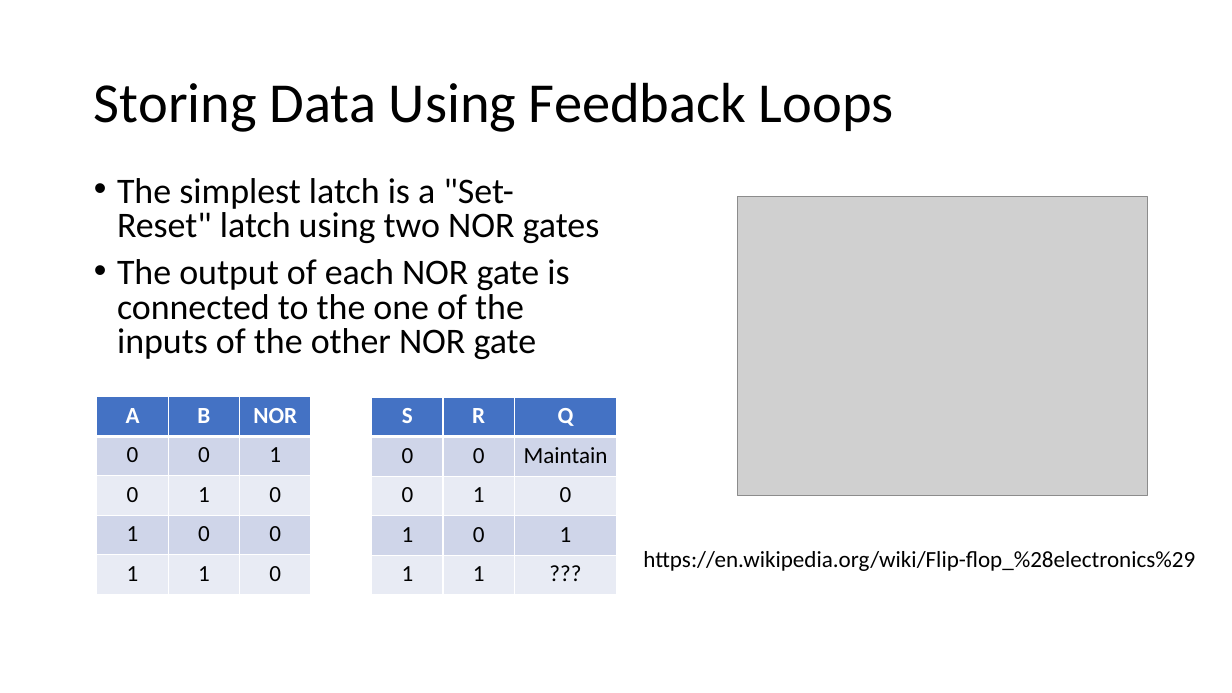
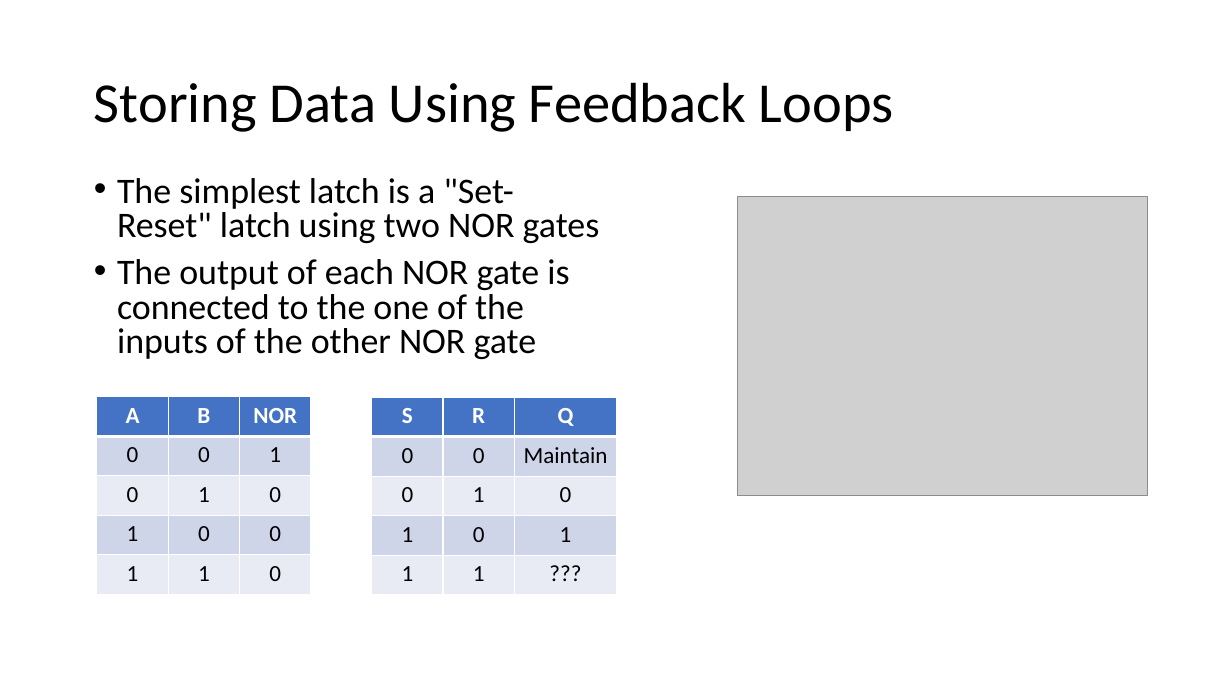
Before and after one commit to csev/ca4e, a slide deck: slide 25 of lectures/04-DigitalLogic.pptx. Drawn at 1232x693 pixels with LibreOffice and Linux fonts; fonts in the diff are those of the drawing; grey boxes stand for pictures. Boxes give left, top, right and bottom in pixels: in the first picture for what was removed or moved away, otherwise in the second. Text is boxed around its words. In the diff, an @@ line names an element or a change of style, - is before the commit and + after.

```diff
--- a/lectures/04-DigitalLogic.pptx
+++ b/lectures/04-DigitalLogic.pptx
@@ text removed at [643,551,1195,571] @@
-https://en.wikipedia.org/wiki/Flip-flop_%28electronics%29
```
Also in this commit, not shown: 10 other slides changed, 2 other files.
